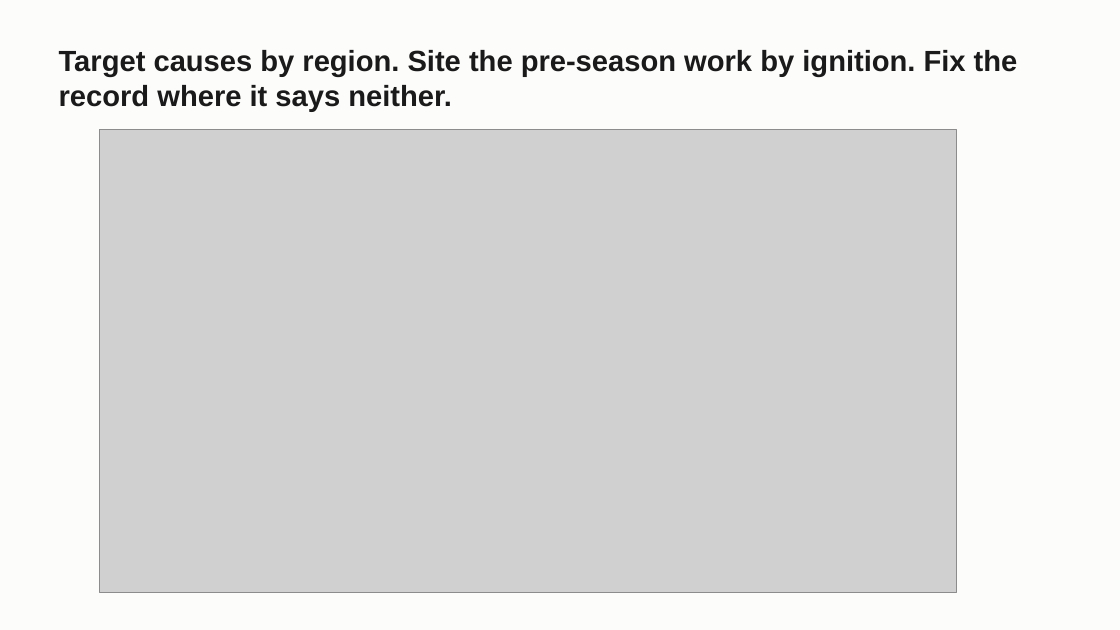
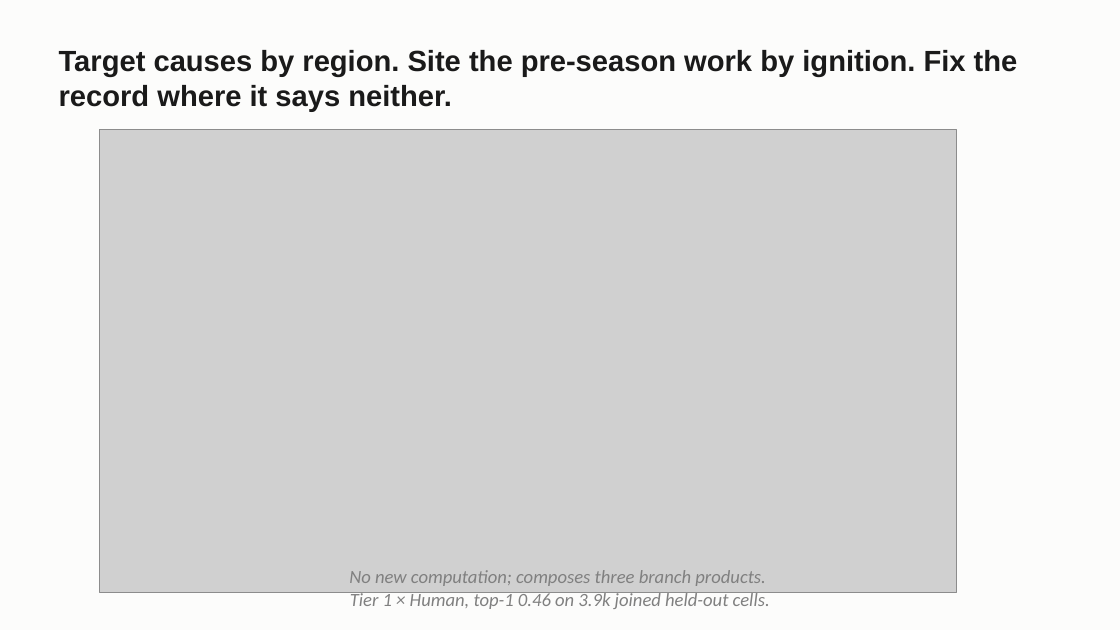
Before and after one commit to craig-rudman/MSDS696, a slide deck: slide 18 of coursework/W7/MSDS696_W7_Deck.pptx. Drawn at 1120x630 pixels with LibreOffice and Linux fonts; fonts in the diff are those of the drawing; grey boxes stand for pictures. Boxes give left, top, right and bottom in pixels: in the first picture for what was removed or moved away, otherwise in the second. Text is boxed around its words. In the diff, an @@ line names an element or a change of style, - is before the commit and + after.

```diff
--- a/coursework/W7/MSDS696_W7_Deck.pptx
+++ b/coursework/W7/MSDS696_W7_Deck.pptx
@@ text added at box(349, 570, 770, 609), 16 pt, text #808080, italic @@
+No new computation; composes three branch products.
+Tier 1 × Human, top-1 0.46 on 3.9k joined held-out cells.
```
Also in this commit, not shown: 15 other slides changed, 1 other file.
